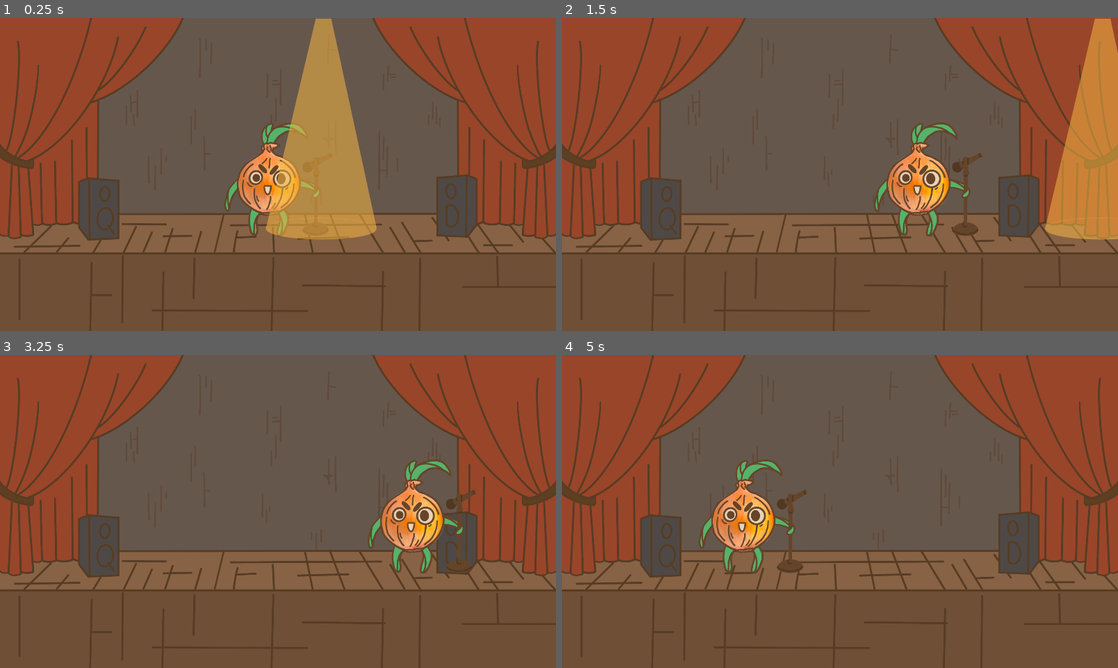
Above: before the commit, frames 1-4 (two rows, left to right).
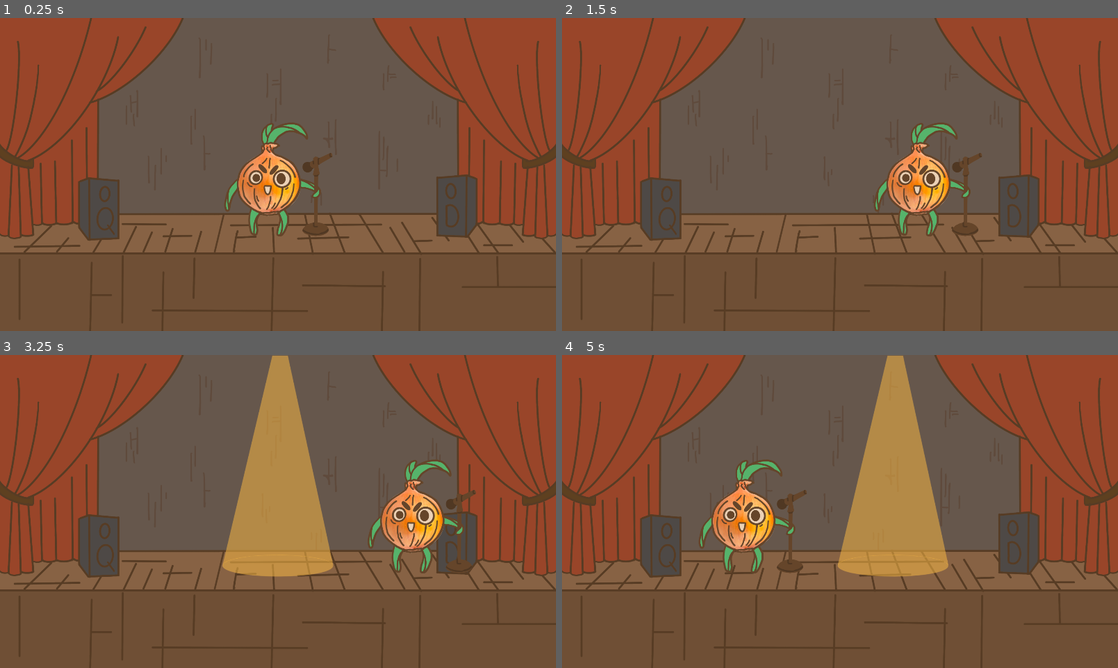
Above: after the commit, the same moments.

Repository: IridescenceFR/GlobalGameJam2024
Game: Godot game, scene res://test_onion_projo.tscn
Same seed, same stepped clock (60 frames per second), same inputs: the game is played once before the commit and once after it. This scene is started directly instead of the project's main scene.
Inputs:
- Up to frame 1 (0.25 s): no input
- Up to frame 2 (1.5 s): hold Right (move_right) 0.53-1.28 s; hold Left (move_left) from 1.28 s (still down)
- Up to frame 3 (3.25 s): release Left (move_left) at 2.03 s; hold Right (move_right) from 2.03 s (still down)
- Up to frame 4 (5 s): release Right (move_right) at 3.53 s; hold Left (move_left) from 3.53 s (still down)

The runs differ from the first frame. In frame 1, 8.0% of the frame differs, in the area x 47-68%, y 0-71%; in frame 2, 6.1%; in frame 3, 8.2%, in the area x 40-60%, y 0-71%; in frame 4, 8.2%.

Commit message:
ajout du spotlight dans le main et leger correctif

Diff:
--- a/Scenes/Main.tscn
+++ b/Scenes/Main.tscn
@@ -17,8 +17,6 @@
 wait_time = 3.0
 one_shot = true
 
-[node name="ScoreTimer" type="Timer" parent="."]
-
 [node name="CrowdTimer" type="Timer" parent="."]
 
 [node name="BubbleTimer" type="Timer" parent="."]
@@ -37,9 +35,15 @@
 [node name="BreatheBetweenJokesTimer" type="Timer" parent="."]
 one_shot = true
 
+[node name="SpotlightTimer" type="Timer" parent="."]
+wait_time = 8.0
+
+[node name="SpotlightScoreTimer" type="Timer" parent="."]
+
 [connection signal="timeout" from="StartTimer" to="." method="_on_start_timer_timeout"]
-[connection signal="timeout" from="ScoreTimer" to="." method="_on_score_timer_timeout"]
 [connection signal="start_game" from="HUD" to="." method="_on_hud_start_game"]
 [connection signal="timeout" from="NewJokeTimer" to="." method="_on_start_new_round"]
 [connection signal="timeout" from="OutOfTimeTimer" to="." method="_on_start_new_round"]
 [connection signal="timeout" from="BreatheBetweenJokesTimer" to="." method="_on_breathe_between_jokes_timer_timeout"]
+[connection signal="timeout" from="SpotlightTimer" to="." method="_on_spotlight_timer_timeout"]
+[connection signal="timeout" from="SpotlightScoreTimer" to="." method="_on_spotlight_score_timer_timeout"]
--- a/project.godot
+++ b/project.godot
@@ -37,8 +37,3 @@
 , Object(InputEventKey,"resource_local_to_scene":false,"resource_name":"","device":-1,"window_id":0,"alt_pressed":false,"shift_pressed":false,"ctrl_pressed":false,"meta_pressed":false,"pressed":false,"keycode":0,"physical_keycode":68,"key_label":0,"unicode":100,"echo":false,"script":null)
 ]
 }
-lum={
-"deadzone": 0.5,
-"events": [Object(InputEventKey,"resource_local_to_scene":false,"resource_name":"","device":-1,"window_id":0,"alt_pressed":false,"shift_pressed":false,"ctrl_pressed":false,"meta_pressed":false,"pressed":false,"keycode":0,"physical_keycode":76,"key_label":0,"unicode":108,"echo":false,"script":null)
-]
-}
--- a/projector.gd
+++ b/projector.gd
@@ -1,7 +1,12 @@
 extends Area2D
 
-var speed = 600
+var speed = 580
 var direction: Vector2
+var girouette: int = 2
+
+signal on_under_spotlight
+signal on_outer_spotlight
+
 
 # Called when the node enters the scene tree for the first time.
 func _ready():
@@ -14,15 +19,35 @@
 
 # Called every frame. 'delta' is the elapsed time since the previous frame.
 func _process(delta):
+	if position.x < 550:
+		direction = Vector2.RIGHT
+		girouette = 2
+	elif position.x > 1450:
+		direction = Vector2.LEFT
+		girouette = 2
+
+	if girouette > 0 && randf() > 0.99:
+		direction = -direction
+		girouette -= 1
+
+	position += direction * speed * delta
 
 
-	position += direction * speed * delta
+func _exit_tree():
+	on_outer_spotlight.emit()
 
 
 
 func _on_body_entered(body):
 	$SpotlightConeback.set_visible(true)
-
+	on_under_spotlight.emit()
 
 func _on_body_exited(body):
 	$SpotlightConeback.set_visible(false)
+	on_outer_spotlight.emit()
+
+func connect_to_parent(parent):
+	if(parent):
+		print("connect")
+		self.on_under_spotlight.connect(parent._on_spotlight_under)
+		self.on_outer_spotlight.connect(parent._on_spotlight_outer)
--- a/scripts/Main.gd
+++ b/scripts/Main.gd
@@ -1,9 +1,13 @@
 extends Node
 
-var score = 0;
+var score: int = 0
+var combo: int = 0
 var spectators_array : Array
 var round_number = 0
 var color_list = range(3)
+var under_spotlight: bool = false
+var spotlight_child
+var round_with_spotlight = [4,6,8,10]
 
 signal show_aura()
 #signal cherchant à déclancher le changement de la couleur de l'aura d'un spectateur
@@ -13,21 +17,16 @@
 	create_spectators()
 
 func game_over():
-	$ScoreTimer.stop()
 	$HUD.update_score(score)
 	$HUD.show_game_over()
-
-func _on_score_timer_timeout():
-	score += 1
-	$HUD.update_score(score)
 
 func _on_hud_start_game():
 	score = 0
 	round_number = 0
 	$HUD.update_score(score)
-	$ScoreTimer.start()
 	give_spectators_color()
 	spawn_bubble()
+	add_child(load("res://Scenes/onion.tscn").instantiate())
 
 func spawn_bubble():
 	randomize()
@@ -94,15 +93,16 @@
 
 	# CACHE LE SCORE
 
-	if round_number == 10:
-		game_over()
-	else :
+	if spotlight_child == null :
 		$BreatheBetweenJokesTimer.start()
 
 func _on_breathe_between_jokes_timer_timeout():
 	# RESTART DES BULLES + SPECTATOR
 	give_spectators_color()
 	spawn_bubble()
+	if round_with_spotlight.has(round_number):
+		add_child(create_spotlight())
+		$SpotlightTimer.start()
 
 func create_spectators():
 	var newPos : Vector2 = Vector2(250, 920)
@@ -129,3 +129,51 @@
 		show_aura.connect(newSpec._on_test_spectateur_show_aura)
 		suppress_aura.connect(newSpec._on_test_spectateur_suppress_aura)
 		newPos.x += 185
+
+################################################################################
+##########                        SPOTLIGHT                           ##########
+################################################################################
+### Promis je commente demain !!!
+
+func _on_spotlight_timer_timeout():
+	if combo > 8:
+		score += 300
+	print("+300", score)
+	$HUD.update_score(score)
+	spotlight_child.queue_free()
+	if round_number == 10:
+		game_over()
+	else:
+		$BreatheBetweenJokesTimer.start()
+
+
+func _on_spotlight_score_timer_timeout():
+	if under_spotlight:
+		$SpotlightScoreTimer.start()
+		combo += 1
+		if combo > 2:
+			score += 150
+			print("+150", score)
+		else:
+			score += 100
+			print("+100", score)
+	$HUD.update_score(score)
+
+
+func _on_spotlight_under():
+	under_spotlight = true
+	if $SpotlightScoreTimer.time_left == 0:
+		$SpotlightScoreTimer.start()
+
+
+func _on_spotlight_outer():
+	under_spotlight = false
+	combo = 0
+
+
+func create_spotlight():
+	var spotlight = load("res://projector.tscn").instantiate()
+	spotlight.position = Vector2(960,0)
+	spotlight.connect_to_parent(self)
+	spotlight_child = spotlight
+	return spotlight
--- a/scripts/Onion.gd
+++ b/scripts/Onion.gd
@@ -4,6 +4,7 @@
 
 func _ready():
 	$AnimatedSprite2D.play()
+	position = Vector2(960,550)
 
 func _process(delta):
 	var direction = Vector2.ZERO
--- a/test_onion_projo.gd
+++ b/test_onion_projo.gd
@@ -1,21 +1,61 @@
 extends Node2D
 
-var score: float
+var score: int = 0
+var combo: int = 0
 var under_spotlight: bool = false
+var spotlight_child
+
 
 # Called when the node enters the scene tree for the first time.
 func _ready():
-	pass # Replace with function body.
-
+	$StartTimer.start()
 
 # Called every frame. 'delta' is the elapsed time since the previous frame.
 func _process(delta):
 	pass
 
-func _on_projector_body_entered(body):
+
+func _on_spotlight_under():
 	under_spotlight = true
+	if $SpotlightScoreTimer.time_left == 0:
+		$SpotlightScoreTimer.start()
+
+
+func _on_spotlight_outer():
+	under_spotlight = false
+	combo = 0
 
 
 
-func _on_projector_body_exited(body):
-	under_spotlight = false
+
+func create_spotlight():
+	var spotlight = load("res://projector.tscn").instantiate()
+	spotlight.position = Vector2(960,0)
+	spotlight.connect_to_parent(self)
+	spotlight_child = spotlight
+	return spotlight
+
+
+func _on_start_timer_timeout():
+	add_child(create_spotlight())
+	$SpotlightTimer.start()
+
+
+func _on_spotlight_timer_timeout():
+	if combo > 8:
+		score += 300
+	print("+300", score)
+	spotlight_child.queue_free()
+	$StartTimer.start()
+
+
+func _on_spotlight_score_timer_timeout():
+	if under_spotlight:
+		$SpotlightScoreTimer.start()
+		combo += 1
+		if combo > 2:
+			score += 150
+			print("+150", score)
+		else:
+			score += 100
+			print("+100", score)
--- a/test_onion_projo.tscn
+++ b/test_onion_projo.tscn
@@ -1,9 +1,8 @@
-[gd_scene load_steps=5 format=3 uid="uid://camhsm3v2es26"]
+[gd_scene load_steps=4 format=3 uid="uid://camhsm3v2es26"]
 
 [ext_resource type="Script" path="res://test_onion_projo.gd" id="1_7gi1g"]
 [ext_resource type="PackedScene" uid="uid://lqrmbypqle7e" path="res://Scenes/onion.tscn" id="2_6shxj"]
 [ext_resource type="Texture2D" uid="uid://bqxcw5jbfjfu5" path="res://assets/Scene.png" id="2_vtmhs"]
-[ext_resource type="PackedScene" uid="uid://dlbhovwlbafwv" path="res://projector.tscn" id="3_xhky3"]
 
 [node name="Test Onion Projo" type="Node2D"]
 script = ExtResource("1_7gi1g")
@@ -17,8 +16,17 @@
 [node name="Onion" parent="." instance=ExtResource("2_6shxj")]
 position = Vector2(960, 550)
 
-[node name="Projector" parent="." instance=ExtResource("3_xhky3")]
-position = Vector2(960, 0)
+[node name="SpotlightTimer" type="Timer" parent="."]
+wait_time = 10.0
+one_shot = true
 
-[connection signal="body_entered" from="Projector" to="." method="_on_projector_body_entered"]
-[connection signal="body_exited" from="Projector" to="." method="_on_projector_body_exited"]
+[node name="SpotlightScoreTimer" type="Timer" parent="."]
+one_shot = true
+
+[node name="StartTimer" type="Timer" parent="."]
+wait_time = 3.0
+one_shot = true
+
+[connection signal="timeout" from="SpotlightTimer" to="." method="_on_spotlight_timer_timeout"]
+[connection signal="timeout" from="SpotlightScoreTimer" to="." method="_on_spotlight_score_timer_timeout"]
+[connection signal="timeout" from="StartTimer" to="." method="_on_start_timer_timeout"]
